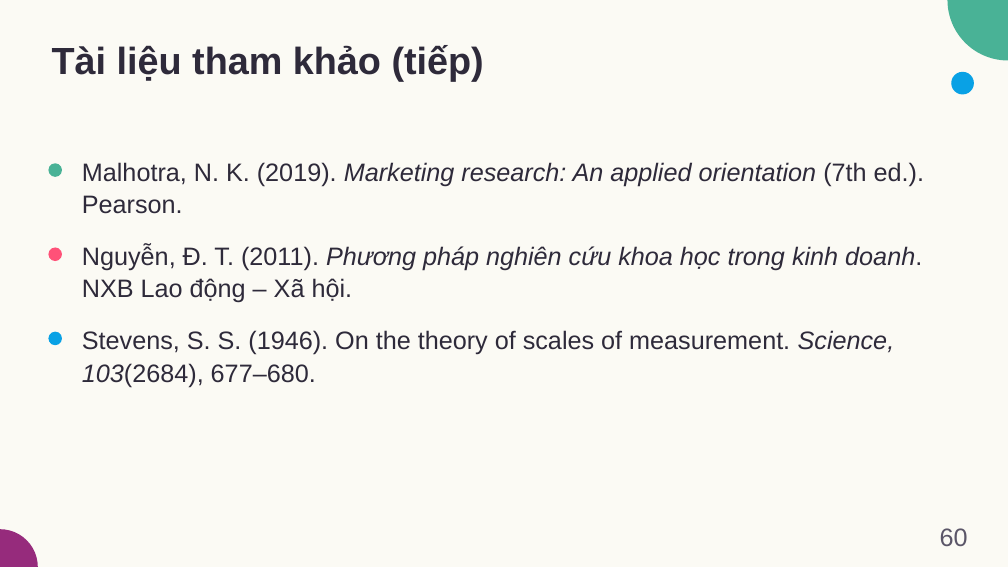
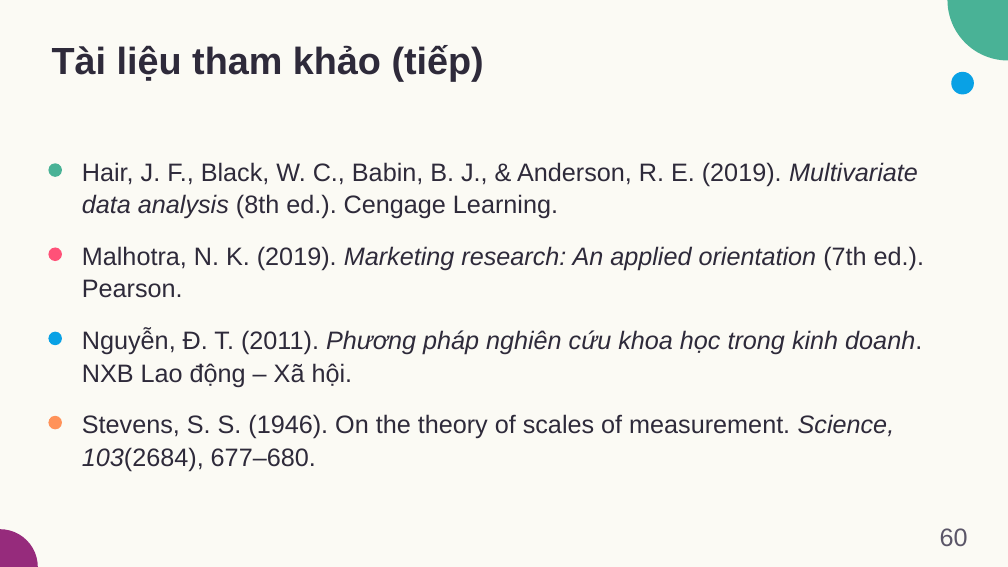
Before and after one commit to dnbaoquyen/academic-pptx-skill, a slide deck: slide 60 of mkt1107/output/MKT1107_W09_slides.pptx. Drawn at 1008x567 pixels with LibreOffice and Linux fonts; fonts in the diff are those of the drawing. Boxes give left, top, right and bottom in pixels: in the first picture for what was removed or moved away, otherwise in the second. Text is boxed around its words. In the diff, an @@ line names an element or a change of style, - is before the commit and + after.

```diff
--- a/mkt1107/output/MKT1107_W09_slides.pptx
+++ b/mkt1107/output/MKT1107_W09_slides.pptx
@@ text added at box(82, 162, 918, 219), 24 pt, text #2E2A3A @@
+Hair, J. F., Black, W. C., Babin, B. J., & Anderson, R. E. (2019). Multivariate data analysis (8th ed.). Cengage Learning.
@@ 3 texts: place and size @@
-3 texts at box(82, 162, 924, 387)
+3 texts at box(82, 246, 924, 472)
@@ ellipse added at box(48, 416, 62, 430), fill #FF9259 @@
```
Also in this commit, not shown: 1 other slide changed, 13 other files.
